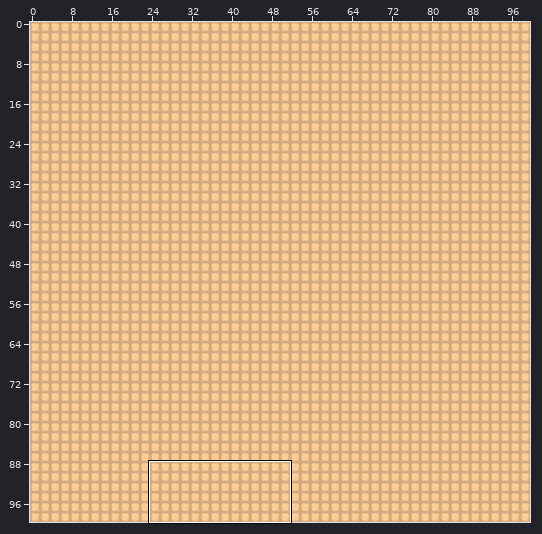
Level history. Tiled map: core/assets/maps/map_2.tmx. Above, an overview of the earlier version with the close-up marked.
Close-up. Old version:
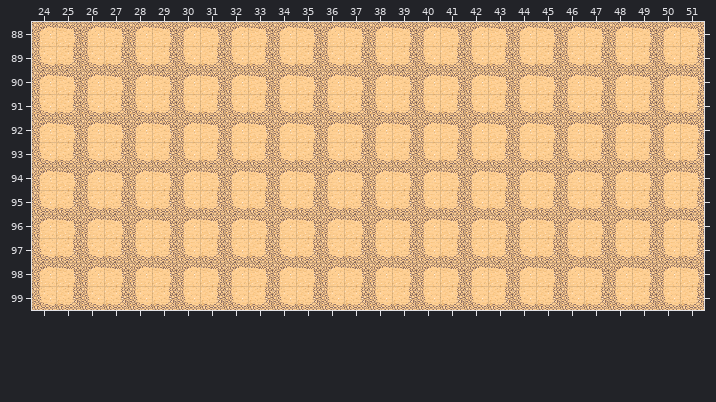
Cells are 32x32 px. Shown: x 24..51, y 88..99. The commit also changed other parts of the map, which this record leaves out.
The result:
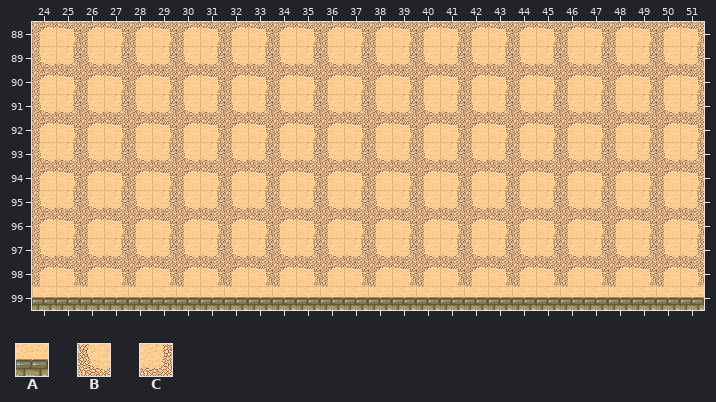
Key: from "tmw_desert_spacing": A 1, B 11, C 12.
_ is an empty cell.
Changes in this commit:
Layer "Capa de Patrones 1":
Tile A replaces tile B in row 99 at x 24, 26, 28, 30, 32, 34, 36, 38, 40, 42, 44, 46, 48 and 50.
Tile A replaces tile C in row 99 at x 25, 27, 29, 31, 33, 35, 37, 39, 41, 43, 45, 47, 49 and 51.
